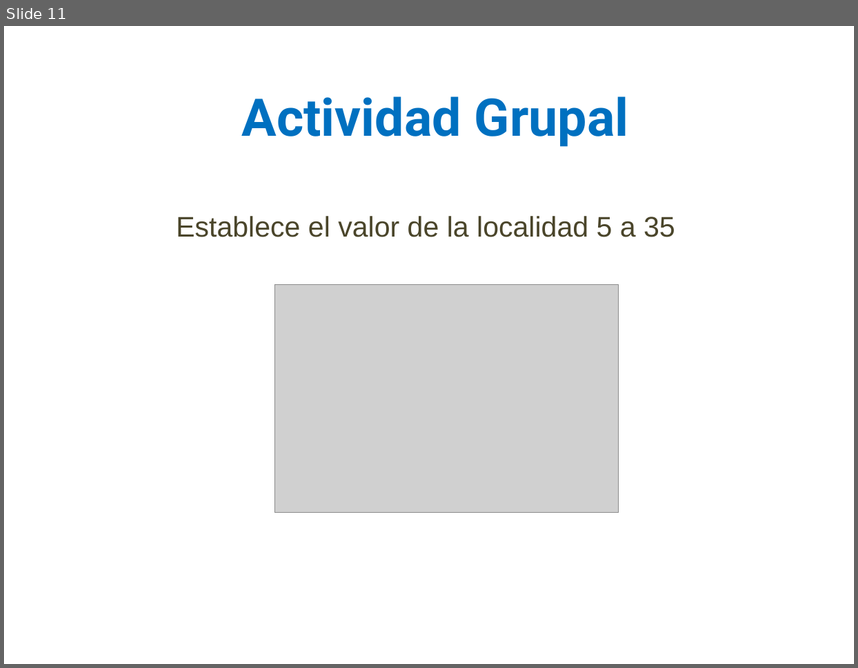
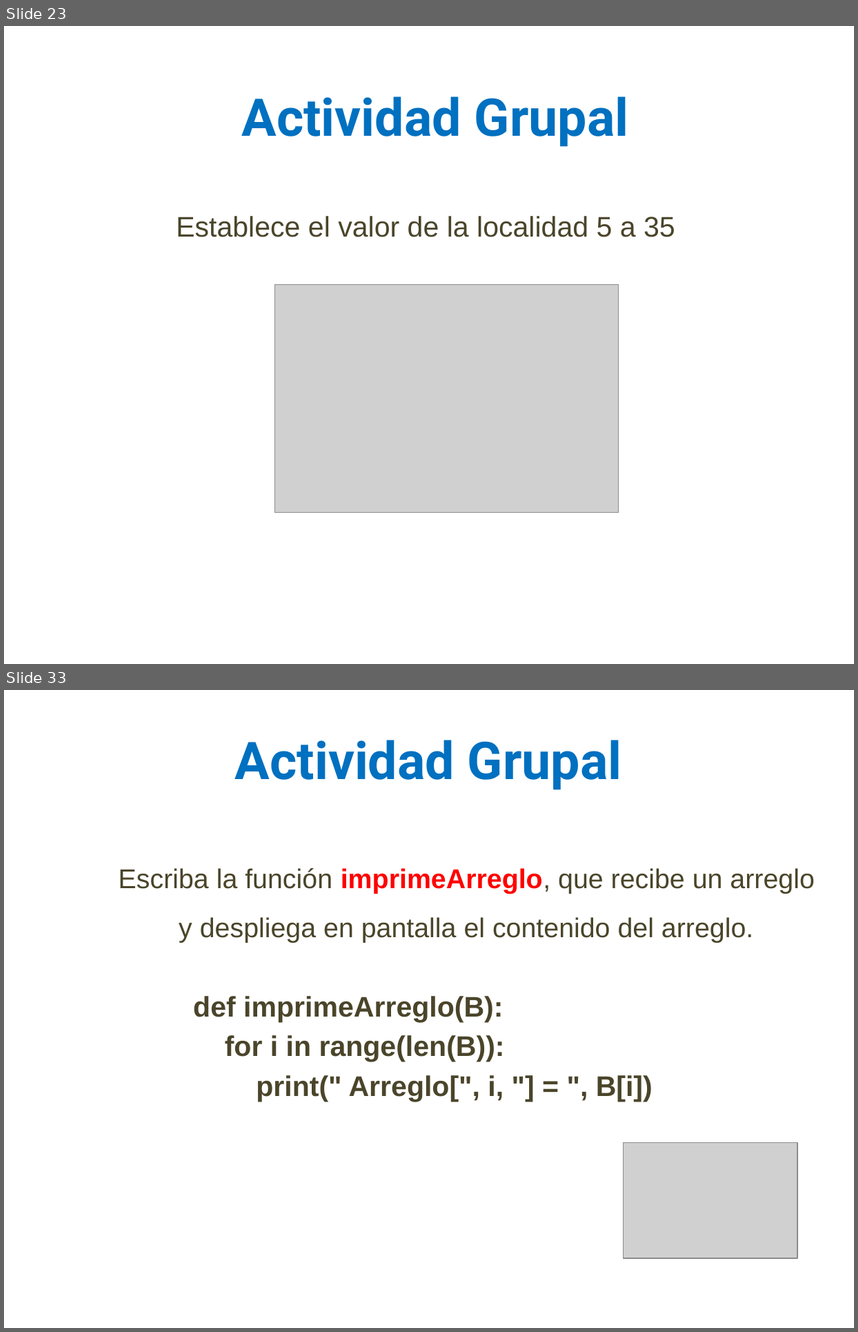
Before and after one commit to lizetheP/PensamientoC, a slide deck: calendario/documentos/7_Listas_Arreglos.pptx. Shown one above the other, each under a label of ours: slide 11 before the commit, slides 23 and 33 after it; the slides between them are not shown. The pictures are 858x668 and 858x1332 pixels, drawn with LibreOffice and Linux fonts; fonts in the diff are those of the drawing; grey boxes stand for pictures. Boxes give left, top, right and bottom in pixels: in the first picture for what was removed or moved away, otherwise in the second. Text is boxed around its words. In the diff, an @@ line names an element or a change of style, - is before the commit and + after.

```diff
--- a/calendario/documentos/7_Listas_Arreglos.pptx
+++ b/calendario/documentos/7_Listas_Arreglos.pptx
@@ slide 33 added at (4,690,854,1328), background #FFFFFF @@
@@ text added at (235,740,622,790), 44 pt, text #0070C0, bold @@
+Actividad Grupal
@@ text added at (119,868,814,1101), 23 pt, text #4A452A, bold @@
+Escriba la función imprimeArreglo, que recibe un arreglo y despliega en pantalla el contenido del arreglo.
+    def imprimeArreglo(B):
+    for i in range(len(B)):
+    print(" Arreglo[", i, "] = ", B[i])
@@ picture added at (623,1142,797,1258) @@
@@ what was slide 11 is now slide 23 @@
```
Also in this commit, not shown: 13 slides changed, 12 other slides added, 4 slides removed, 6 other files.
